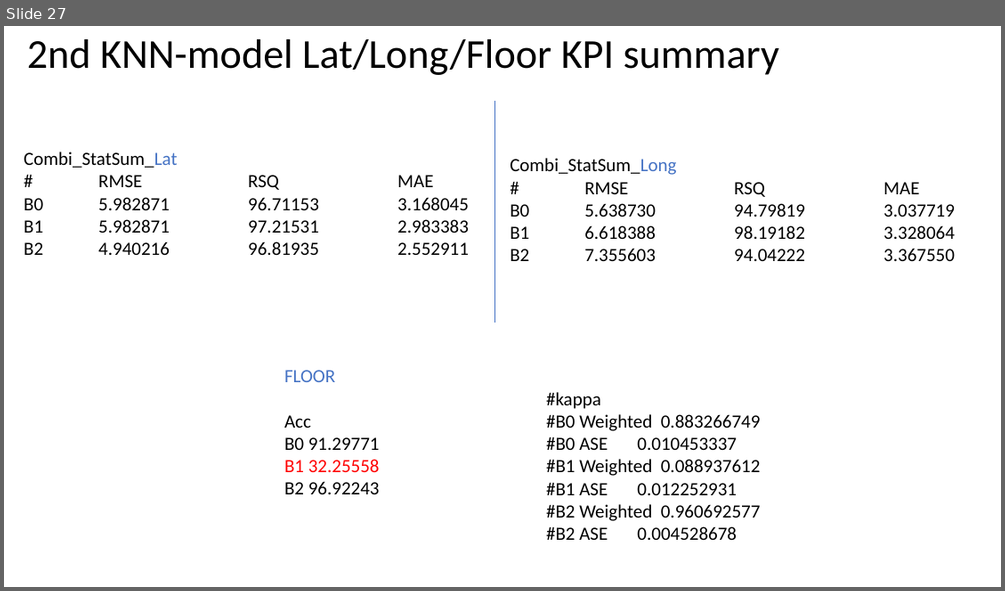
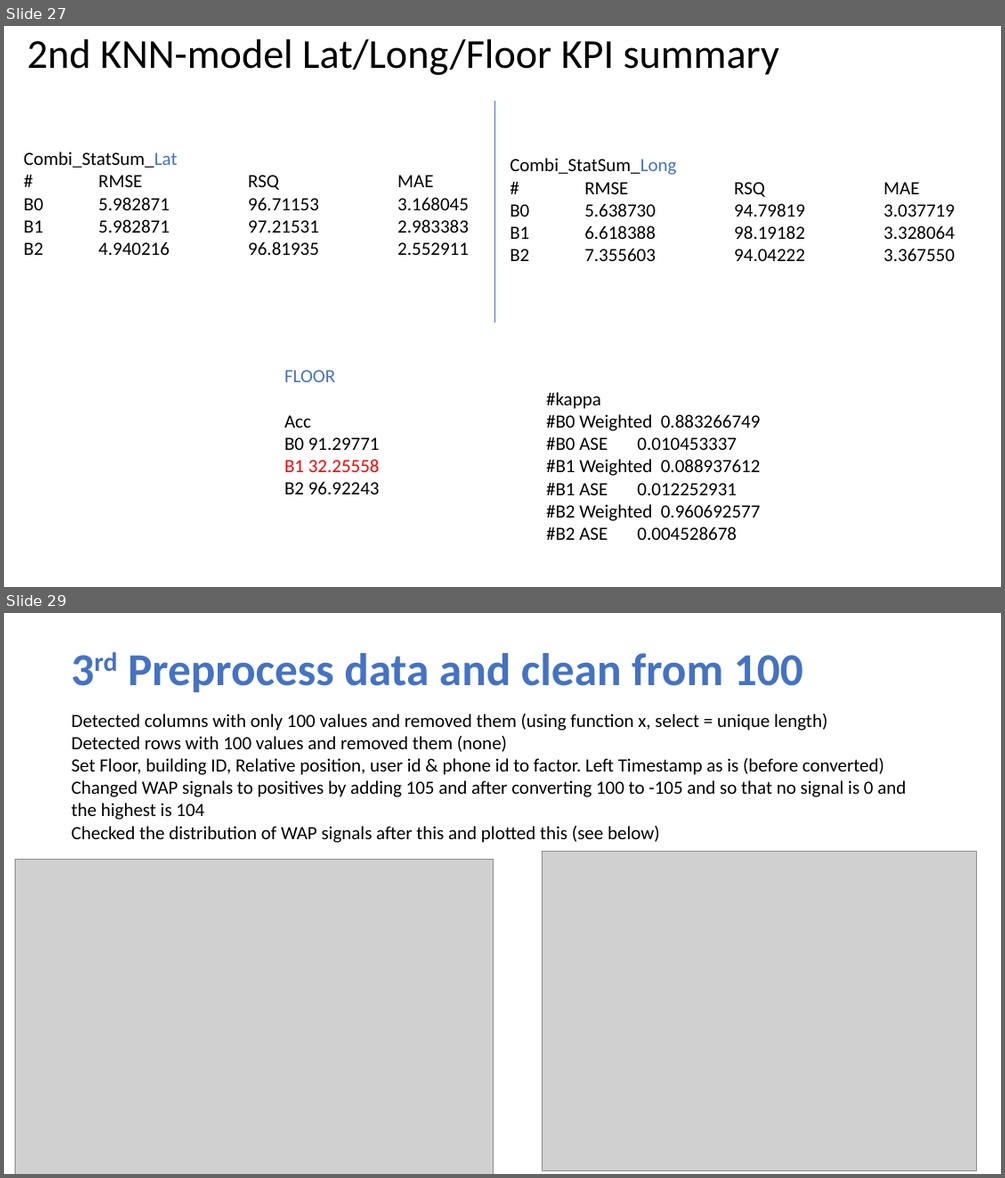
Before and after one commit to NatasjaFortuin/Wifi-locationing, a slide deck: Data etc/Log.pptx. Shown one above the other, each under a label of ours: slide 27 before the commit, slides 27 and 29 after it; the slides between them are not shown. The pictures are 1005x591 and 1005x1178 pixels, drawn with LibreOffice and Linux fonts; fonts in the diff are those of the drawing; grey boxes stand for pictures. Boxes give left, top, right and bottom in pixels: in the first picture for what was removed or moved away, otherwise in the second. Text is boxed around its words. In the diff, an @@ line names an element or a change of style, - is before the commit and + after.

```diff
--- a/Data etc/Log.pptx
+++ b/Data etc/Log.pptx
@@ slide 29 added at box(4, 613, 1001, 1174), background #FFFFFF @@
@@ title added at box(128, 653, 803, 692), 44 pt, text #4472C4, bold @@
+3rd Preprocess data and clean from 100
@@ text added at box(72, 714, 906, 843), 18 pt, text #000000 @@
+Detected columns with only 100 values and removed them (using function x, select = unique length)
+Detected rows with 100 values and removed them (none)
+Set Floor, building ID, Relative position, user id & phone id to factor. Left Timestamp as is (before converted)
+Changed WAP signals to positives by adding 105 and after converting 100 to -105 and so that no signal is 0 and the highest is 104
+Checked the distribution of WAP signals after this and plotted this (see below)
@@ picture added at box(542, 851, 976, 1171) @@
@@ picture added at box(16, 859, 494, 1174) @@
```
Also in this commit, not shown: 1 slide changed, 3 other slides added, 13 other files.
